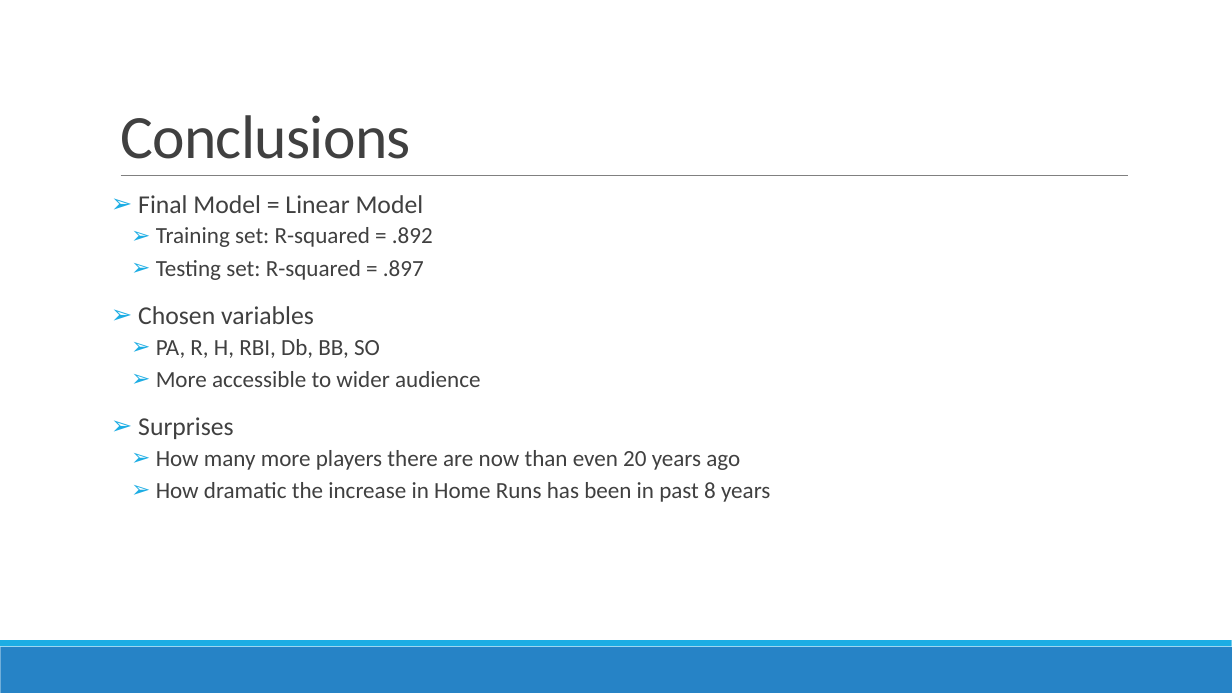
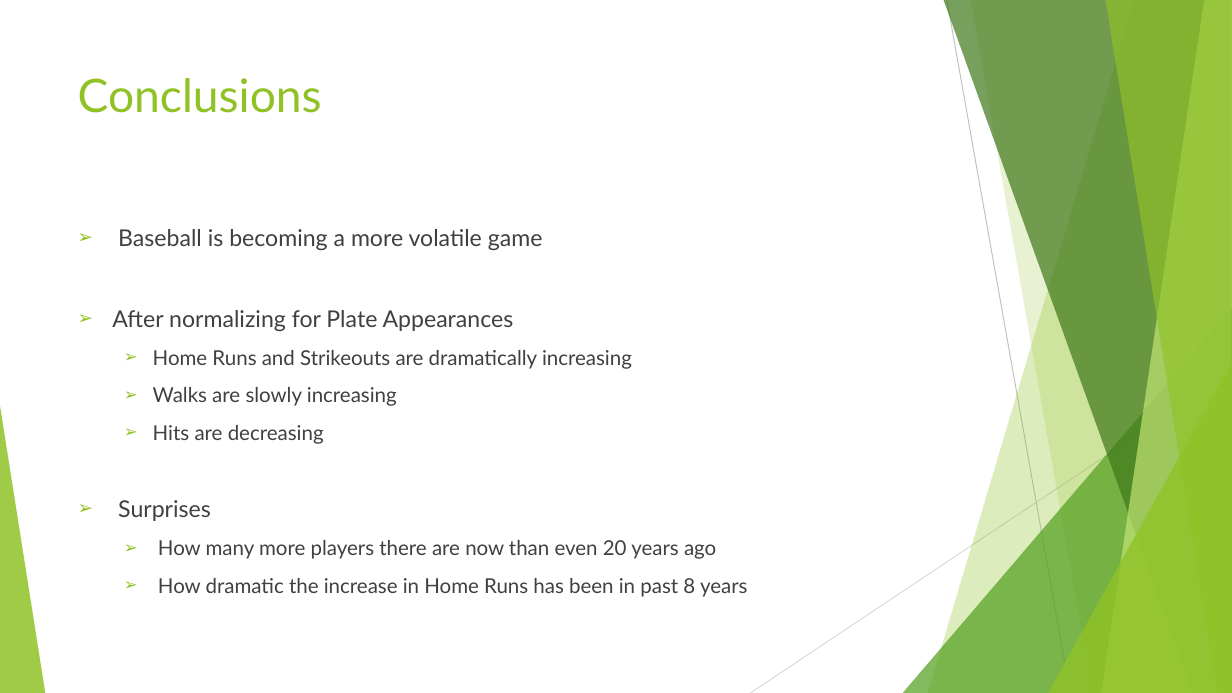
Before and after one commit to FiascoTK/Engineering, a slide deck: slide 5 of Engineering-Presentation-Billy-Paulson.pptx (slide 8 before the commit). Drawn at 1232x693 pixels with LibreOffice and Linux fonts; fonts in the diff are those of the drawing. Boxes give left, top, right and bottom in pixels: in the first picture for what was removed or moved away, otherwise in the second. Text is boxed around its words. In the diff, an @@ line names an element or a change of style, - is before the commit and + after.

```diff
--- a/Engineering-Presentation-Billy-Paulson.pptx
+++ b/Engineering-Presentation-Billy-Paulson.pptx
@@ title "Conclusions": place and size @@
-title "Conclusions" at [120, 115, 411, 159]
+title "Conclusions" at [78, 78, 322, 113]
@@ title "Conclusions" at [78, 78, 322, 113]: size 48 to 36 pt, font Calibri to Lato, text colour #404040 to #90C226, letter spacing -0.5 to 0 pt; line spacing 0.85 to 1; vertical alignment bottom to top @@
@@ line removed from (121, 176) to (1128, 176) @@
@@ text "Baseball is becoming a more ...": place and size @@
-text "Baseball is becoming a more ..." at [138, 195, 770, 502]
+text "Baseball is becoming a more ..." at [112, 229, 748, 597]
@@ text at [112, 229, 632, 444]: text changed; size 18 to 16 pt; font Calibri to Lato @@
-➢ Final Model = Linear Model
-  ➢ Training set: R-squared = .892
-  ➢ Testing set: R-squared = .897
-➢ Chosen variables
-  ➢ PA, R, H, RBI, Db, BB, SO
-  ➢ More accessible to wider audience
+➢ Baseball is becoming a more volatile game
+➢ After normalizing for Plate Appearances
+  ➢ Home Runs and Strikeouts are dramatically increasing
+  ➢ Walks are slowly increasing
+  ➢ Hits are decreasing
@@ group added at [0, 0, 1232, 693]: 5 freeform shapes, 3 triangles, 2 lines @@
@@ text at [118, 500, 748, 597]: size 20 to 18 pt in "Surprises"; font Calibri to Lato in "Surprises", "How many more players there are now ...", "How dramatic the increase in Home Runs ..."; size 18 to 16 pt in "How many more players there are now ...", "How dramatic the increase in Home Runs ..."; indent changed; line spacing 0.9 to 1; less space between paragraphs; bullet colour #1CADE4 to #90C226; more space between paragraphs @@
@@ rectangle removed at [0, 647, 1232, 693] @@
@@ rectangle removed at [0, 640, 1232, 647] @@
```
Also in this commit, not shown: 3 other slides changed, 3 slides added, 5 slides removed, 3 other files.
